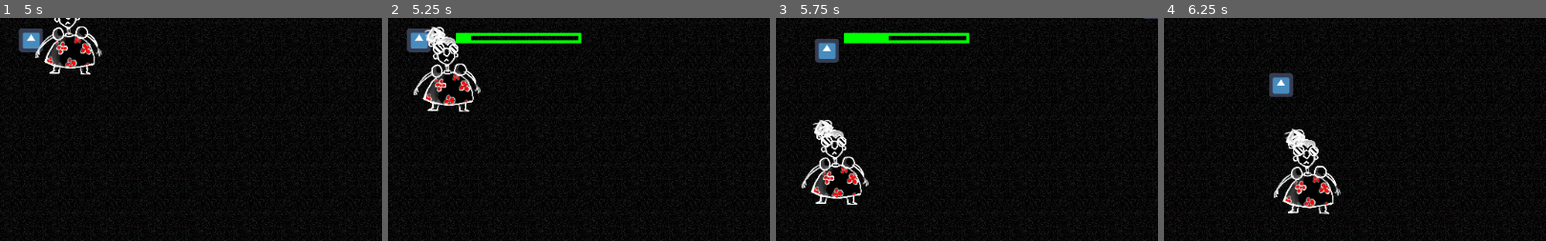
Above: before the commit, frames 1-4 (left to right).
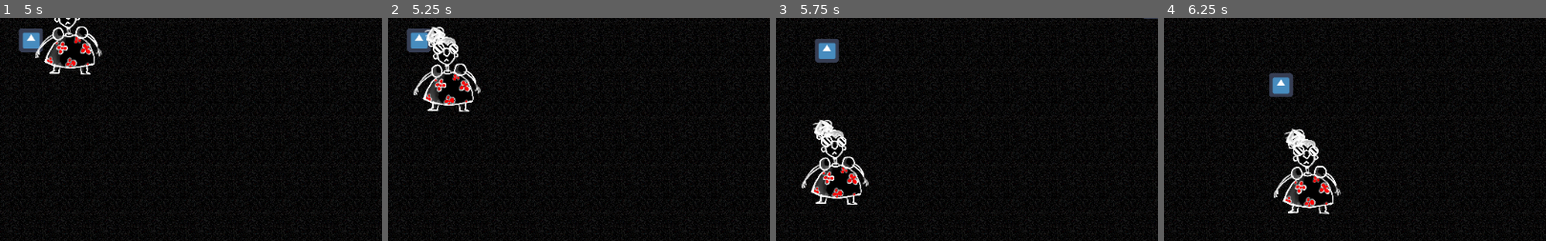
Above: after the commit, the same moments.

Repository: HedgeLizards/GGJ22
Game: Godot game, scene res://scenes/Main.tscn
Two runs of this game, one before a commit and one after it. Both use one fixed random seed, a clock stepped at 60 frames per second and the inputs below. The engine's default icon, where the game draws it, is replaced by a stand-in: a white triangle on a blue panel in a dark square.
Inputs (mouse positions are % of the whole screen's width and height, from its top left):
- Up to frame 1 (5 s): tap Enter at 0.5 s; move the mouse to (72, 45) at 0.52 s; press the mouse at (72, 45) at 0.53 s; hold D (right) 0.53-1.28 s; move the mouse to (30, 55) at 1.27 s; release the mouse at (30, 55) at 1.28 s; hold S (down) 1.28-2.03 s; click (30, 55) at 1.35 s; move the mouse to (60, 28) at 2.02 s; press the mouse at (60, 28) at 2.03 s; hold D (right) 2.03-2.78 s; move the mouse to (45, 70) at 2.77 s; release the mouse at (45, 70) at 2.78 s; hold W (up) 2.78-3.53 s; click (45, 70) at 2.85 s; move the mouse to (80, 65) at 3.52 s; press the mouse at (80, 65) at 3.53 s; hold A (left) from 3.53 s (still down); move the mouse to (20, 35) at 4.27 s; release the mouse at (20, 35) at 4.28 s; click (20, 35) at 4.35 s
- Up to frame 2 (5.25 s): move the mouse to (55, 50) at 5.02 s; release A (left) at 5.03 s; press the mouse at (55, 50) at 5.03 s; hold S (down) from 5.03 s (still down)
- Up to frame 3 (5.75 s): keep holding S (down)
- Up to frame 4 (6.25 s): move the mouse to (35, 25) at 5.77 s; release S (down) at 5.78 s; release the mouse at (35, 25) at 5.78 s; hold D (right) from 5.78 s (still down); click (35, 25) at 5.85 s
The pictures show only the part of the screen within x 38-88%, y 50-100%; the shares and areas given below are measured in that part.

Frame 1 is identical in both runs. In frame 2, 1.2% of the frame differs, in the area x 17-51%, y 6-12%; in frame 3, 1.3%; in frame 4, nothing differs.

Commit message:
stop daytime activities during the night

Diff:
--- a/scenes/Main.tscn
+++ b/scenes/Main.tscn
@@ -24,6 +24,7 @@
 [node name="Sky" type="TextureRect" parent="Environment/Day"]
 margin_right = 2000.0
 margin_bottom = 128.0
+mouse_filter = 2
 texture = ExtResource( 11 )
 expand = true
 stretch_mode = 2
@@ -49,6 +50,7 @@
 [node name="Sky" type="TextureRect" parent="Environment/Night"]
 margin_right = 2000.0
 margin_bottom = 128.0
+mouse_filter = 2
 texture = ExtResource( 12 )
 expand = true
 stretch_mode = 2
@@ -122,8 +124,10 @@
 [connection signal="tween_completed" from="Tooltip/Tween" to="Tooltip" method="_on_Tween_tween_completed"]
 [connection signal="tween_step" from="Tooltip/Tween" to="Tooltip" method="_on_Tween_tween_step"]
 [connection signal="timeout" from="DayNight/DayEnd" to="Environment" method="_on_DayEnd_timeout"]
+[connection signal="timeout" from="DayNight/DayEnd" to="Tooltip" method="_on_DayEnd_timeout"]
 [connection signal="timeout" from="DayNight/DayEnd" to="Player" method="_on_DayEnd_timeout"]
 [connection signal="timeout" from="DayNight/DayEnd" to="DayNight" method="_on_DayEnd_timeout"]
 [connection signal="timeout" from="DayNight/NightEnd" to="Environment" method="_on_NightEnd_timeout"]
+[connection signal="timeout" from="DayNight/NightEnd" to="Tooltip" method="_on_NightEnd_timeout"]
 [connection signal="timeout" from="DayNight/NightEnd" to="Player" method="_on_NightEnd_timeout"]
 [connection signal="timeout" from="DayNight/NightEnd" to="DayNight" method="_on_NightEnd_timeout"]
--- a/scripts/Plant.gd
+++ b/scripts/Plant.gd
@@ -6,6 +6,24 @@
 
 onready var Main = get_parent()
 onready var Tooltip = Main.get_node('Tooltip')
+
+func _ready():
+	var DayNight = Main.get_node('DayNight')
+
+	DayNight.get_node('DayEnd').connect('timeout', self, '_on_DayEnd_timeout')
+	DayNight.get_node('NightEnd').connect('timeout', self, '_on_NightEnd_timeout')
+
+func _on_DayEnd_timeout():
+	update()
+
+	set_process(false)
+
+	$Area2D.input_pickable = false
+
+func _on_NightEnd_timeout():
+	set_process(true)
+
+	$Area2D.input_pickable = true
 
 func _process(delta):
 	if watered:
@@ -32,6 +50,6 @@
 		Tooltip.text = 'Click and hold to plant a seed'
 
 func _draw():
-	if !Main.hovered_plants.empty() && Main.hovered_plants[0] == self:
+	if !Main.hovered_plants.empty() && Main.hovered_plants[0] == self && $Area2D.input_pickable:
 		draw_rect(Rect2(-82, -52, 164, 10), Color.blue, false, 4)
 		draw_rect(Rect2(-80, -50, 160 * humidity, 6), Color.blue)
--- a/scripts/Tooltip.gd
+++ b/scripts/Tooltip.gd
@@ -11,6 +11,20 @@
 onready var viewport = get_viewport()
 onready var Main = get_parent()
 onready var Player = Main.get_node('Player')
+
+func _on_DayEnd_timeout():
+	release_action()
+
+	Input.set_default_cursor_shape(CURSOR_ARROW)
+
+	visible = false
+
+	set_process(false)
+	set_process_input(false)
+
+func _on_NightEnd_timeout():
+	set_process(true)
+	set_process_input(true)
 
 func _process(delta):
 	if action == IDLE:
@@ -48,19 +62,22 @@
 				active_plant = Main.hovered_plants[0]
 				active_plant.watered = true
 		else:
-			percent_visible = 1
+			release_action()
 
-			if action != IDLE:
-				$Tween.remove_all()
+func release_action():
+	percent_visible = 1
 
-				match action:
-					WATERING:
-						active_plant.watered = false
-					PLANTING:
-						update_position_and_visibility()
-						update()
+	if action != IDLE:
+		$Tween.remove_all()
 
-				action = IDLE
+		match action:
+			WATERING:
+				active_plant.watered = false
+			PLANTING:
+				update_position_and_visibility()
+				update()
+
+		action = IDLE
 
 func _on_Tween_tween_step(object, key, elapsed, value):
 	update()
